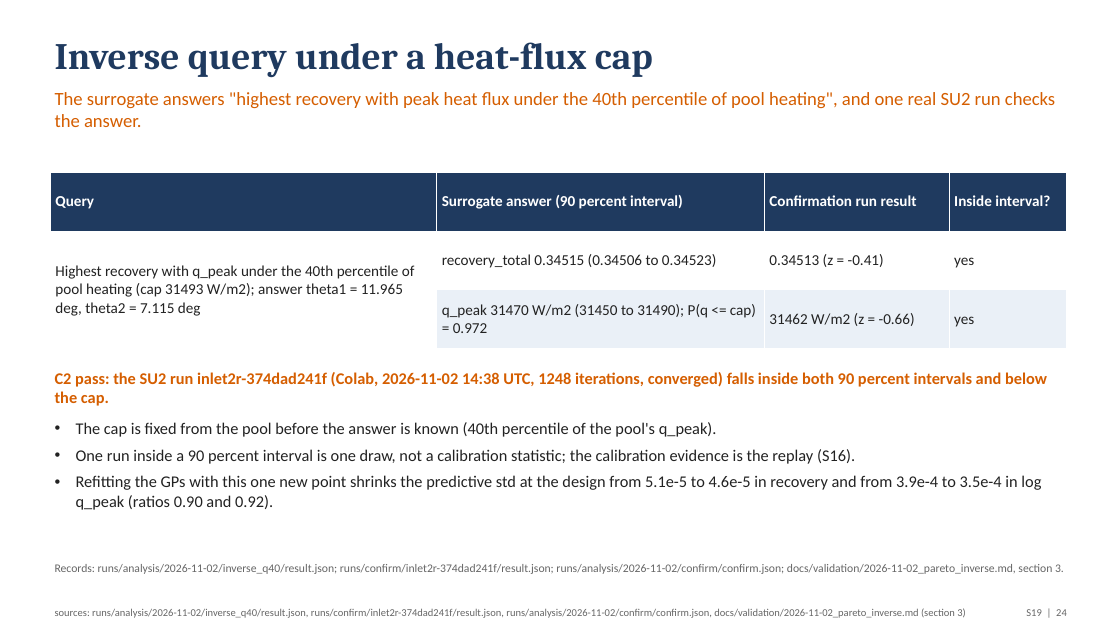
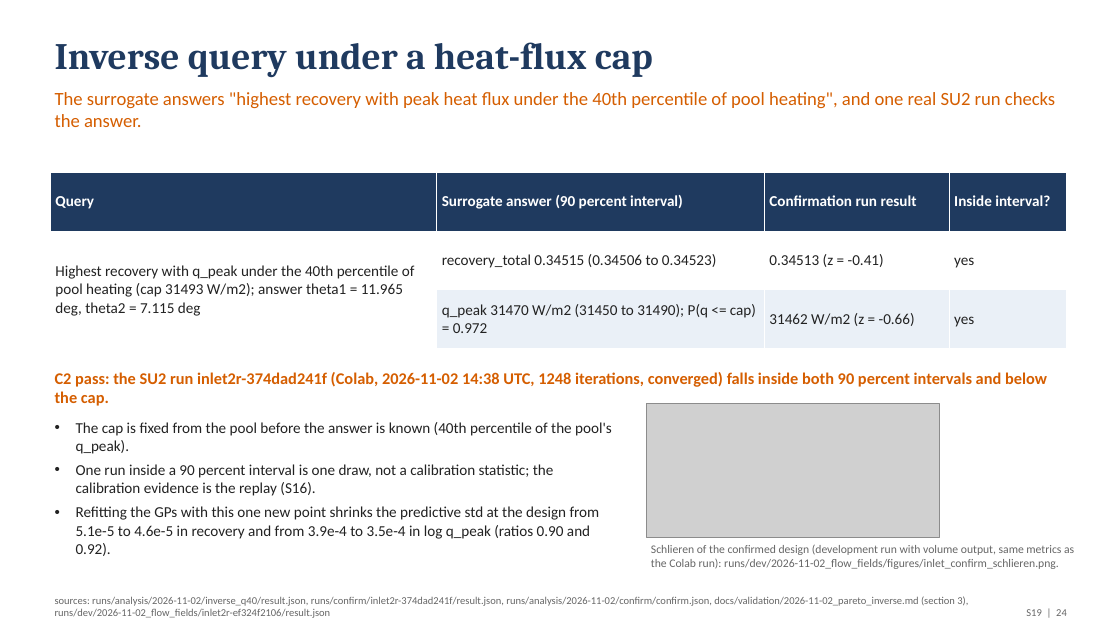
Before and after one commit to emarinhoss/ai-engineering, a slide deck: slide 24 of docs/talk/deck.pptx. Drawn at 1120x630 pixels with LibreOffice and Linux fonts; fonts in the diff are those of the drawing; grey boxes stand for pictures. Boxes give left, top, right and bottom in pixels: in the first picture for what was removed or moved away, otherwise in the second. Text is boxed around its words. In the diff, an @@ line names an element or a change of style, - is before the commit and + after.

```diff
--- a/docs/talk/deck.pptx
+++ b/docs/talk/deck.pptx
@@ text "The cap is fixed from ..." at [76,422,612,556]: size 14 to 13 pt; less space between paragraphs @@
@@ picture added at [647,403,939,538] @@
@@ text removed at [55,564,1064,574] @@
-Records: runs/analysis/2026-11-02/inverse_q40/result.json; runs/confirm/inlet2r-374dad241f/result.json; runs/analysis/2026-11-02/confirm/confirm.json; docs/validation/2026-11-02_pareto_inverse.md, section 3.
@@ text added at [651,545,1074,569], 10 pt, text #666666 @@
+Schlieren of the confirmed design (development run with volume output, same metrics as the Colab run): runs/dev/2026-11-02_flow_fields/figures/inlet_confirm_schlieren.png.
@@ text at [55,596,968,618]: text changed @@
-sources: runs/analysis/2026-11-02/inverse_q40/result.json, runs/confirm/inlet2r-374dad241f/result.json, runs/analysis/2026-11-02/confirm/confirm.json, docs/validation/2026-11-02_pareto_inverse.md (section 3)
+sources: runs/analysis/2026-11-02/inverse_q40/result.json, runs/confirm/inlet2r-374dad241f/result.json, runs/analysis/2026-11-02/confirm/confirm.json, docs/validation/2026-11-02_pareto_inverse.md (section 3), runs/dev/2026-11-02_flow_fields/inlet2r-ef324f2106/result.json
```
Also in this commit, not shown: 4 other slides changed, 47 other files.
